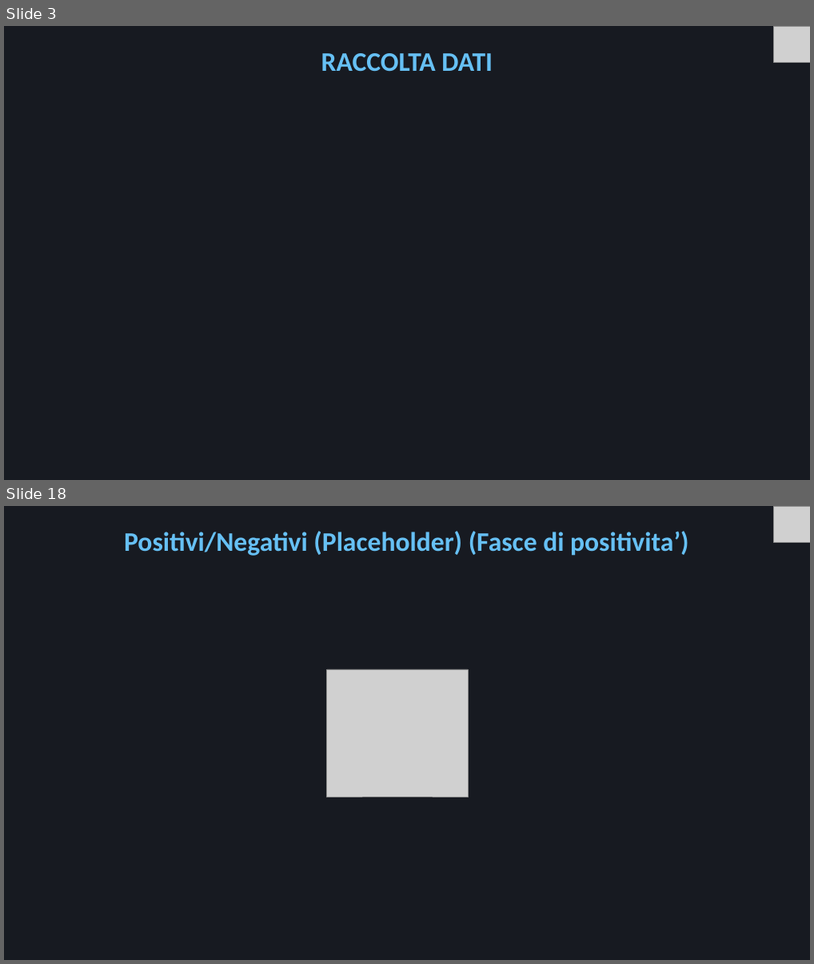
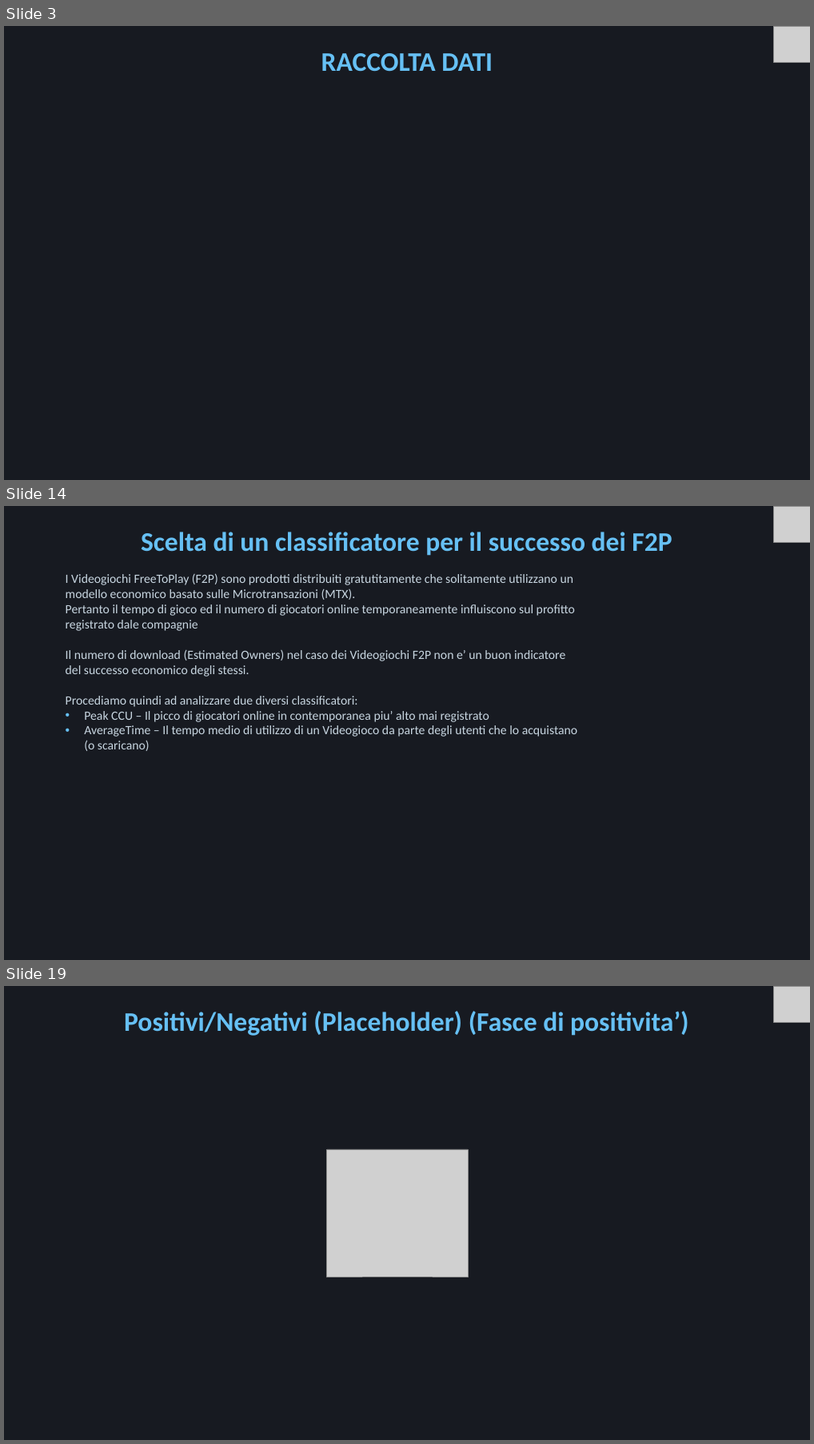
Before and after one commit to Mora11231/VisualizzazioneScientifica, a slide deck: Steam.pptx. Shown one above the other, each under a label of ours: slides 3 and 18 before the commit, slides 3, 14 and 19 after it; the slides between them are not shown. The pictures are 814x964 and 814x1444 pixels, drawn with LibreOffice and Linux fonts; fonts in the diff are those of the drawing; grey boxes stand for pictures. Boxes give left, top, right and bottom in pixels: in the first picture for what was removed or moved away, otherwise in the second. Text is boxed around its words. In the diff, an @@ line names an element or a change of style, - is before the commit and + after.

```diff
--- a/Steam.pptx
+++ b/Steam.pptx
@@ slide 14 added at [4,506,810,960], background #171A21 @@
@@ picture added at [774,506,810,542] @@
@@ title added at [141,532,672,556], 32 pt, text #66C0F4, bold @@
+Scelta di un classificatore per il successo dei F2P
@@ text added at [66,573,578,751], 15 pt, text #C7D5E0 @@
+I Videogiochi FreeToPlay (F2P) sono prodotti distribuiti gratutitamente che solitamente utilizzano un modello economico basato sulle Microtransazioni (MTX).
+Pertanto il tempo di gioco ed il numero di giocatori online temporaneamente influiscono sul profitto registrato dale compagnie
+Il numero di download (Estimated Owners) nel caso dei Videogiochi F2P non e’ un buon indicatore del successo economico degli stessi.
+Procediamo quindi ad analizzare due diversi classificatori:
+• Peak CCU – Il picco di giocatori online in contemporanea piu’ alto mai registrato
+• AverageTime – Il tempo medio di utilizzo di un Videogioco da parte degli utenti che lo acquistano (o scaricano)
@@ what was slide 18 is now slide 19 @@
```
Also in this commit, not shown: 15 slides changed, 4 other slides added, 2 slides removed, 29 other files.
